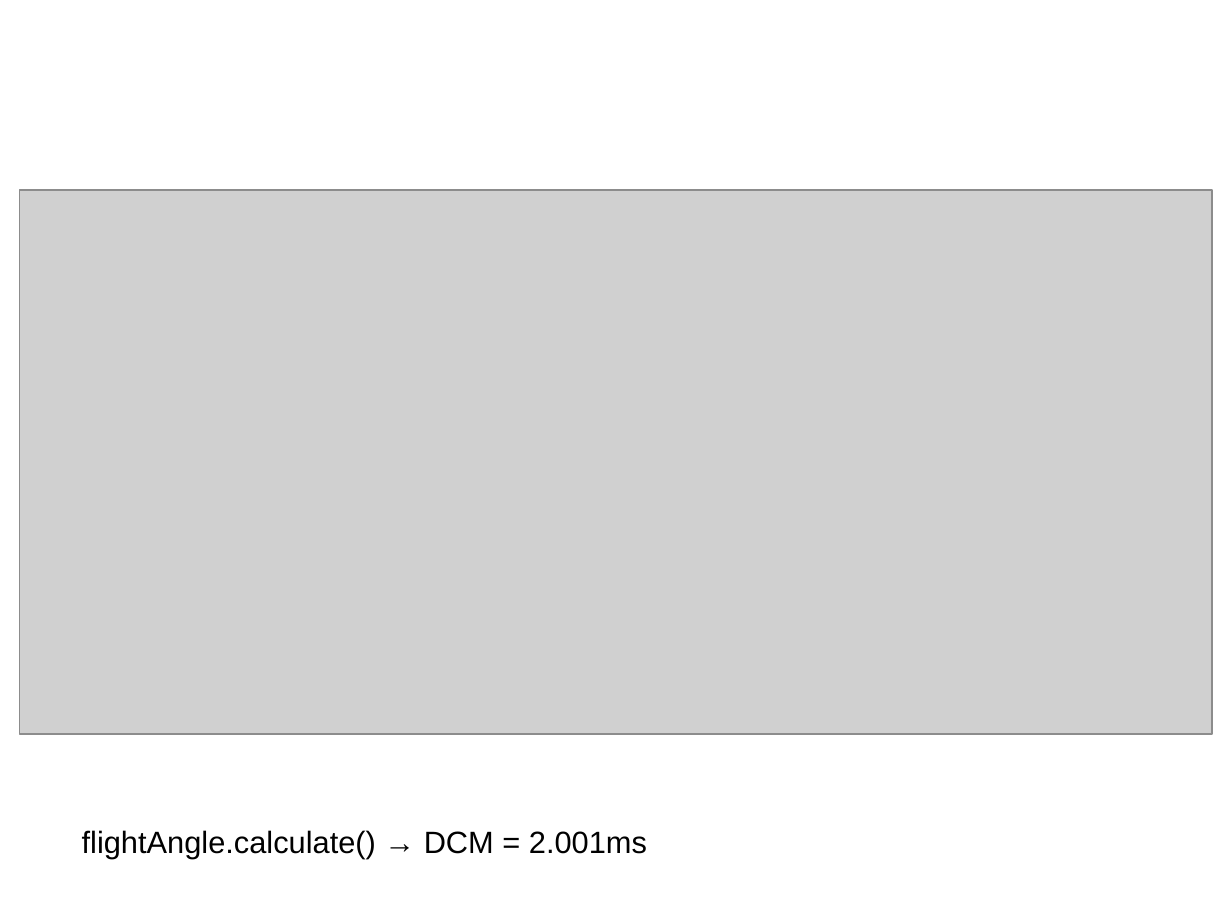
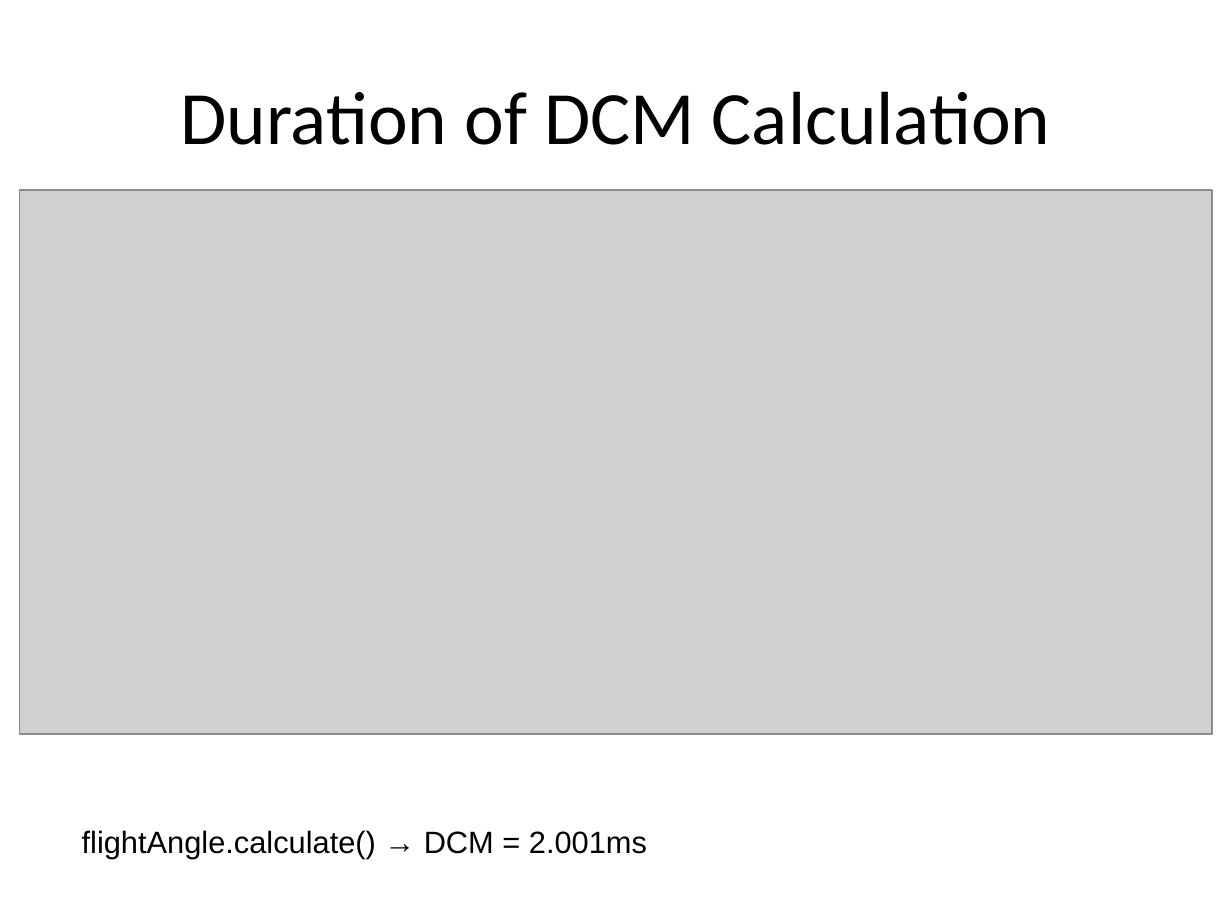
Before and after one commit to zap92/aeroquad, a slide deck: slide 6 of Documentation/Timing/TimingStudy.ppt (slide 4 before the commit). Drawn at 1232x924 pixels with LibreOffice and Linux fonts; fonts in the diff are those of the drawing; grey boxes stand for pictures. Boxes give left, top, right and bottom in pixels: in the first picture for what was removed or moved away, otherwise in the second. Text is boxed around its words. In the diff, an @@ line names an element or a change of style, - is before the commit and + after.

```diff
--- a/Documentation/Timing/TimingStudy.ppt
+++ b/Documentation/Timing/TimingStudy.ppt
@@ title added at box(180, 91, 1050, 145), 44 pt, text #000000 @@
+Duration of DCM Calculation
```
Also in this commit, not shown: 6 other slides changed, 5 slides added, 4 slides removed, 1 other file.
